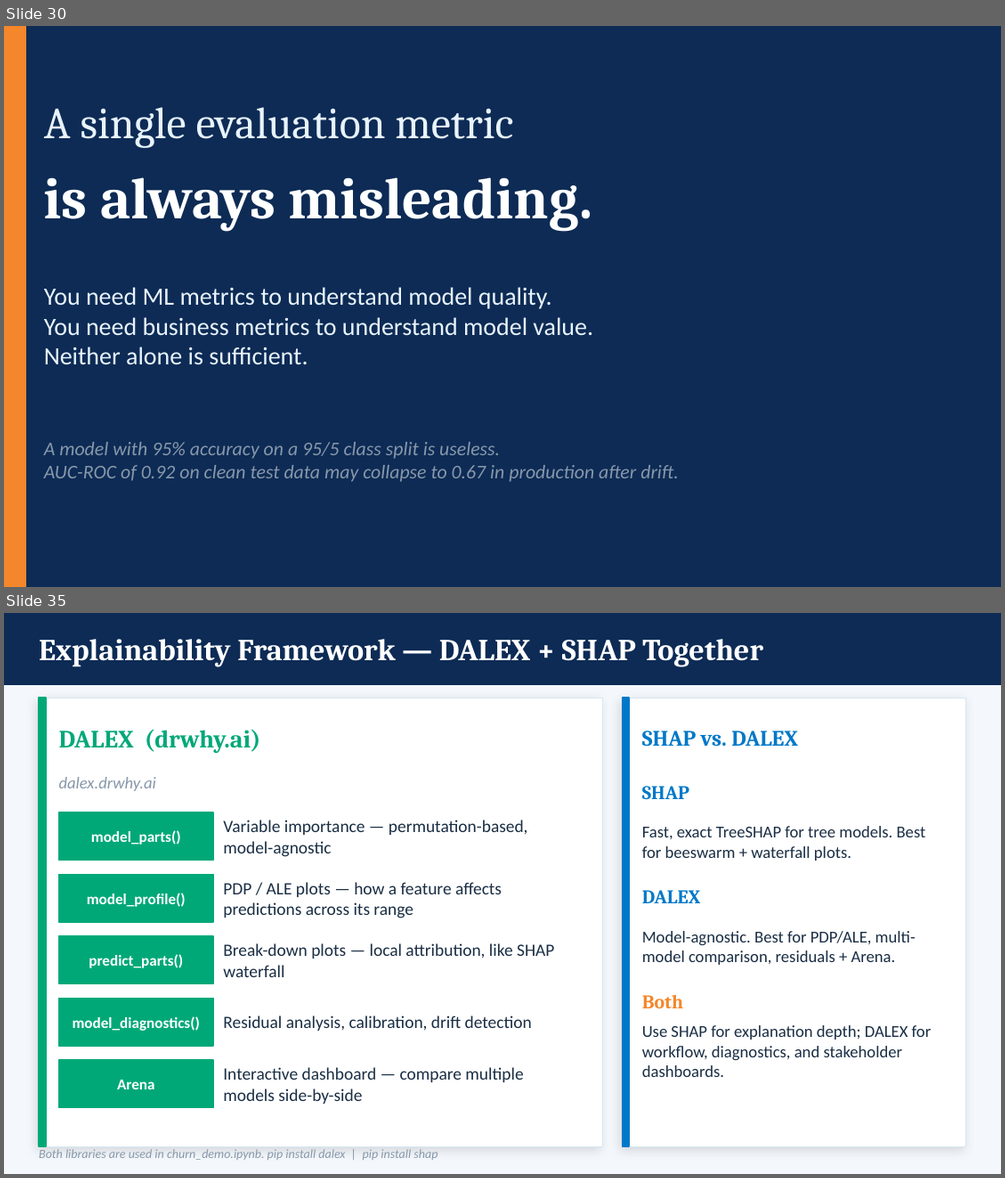
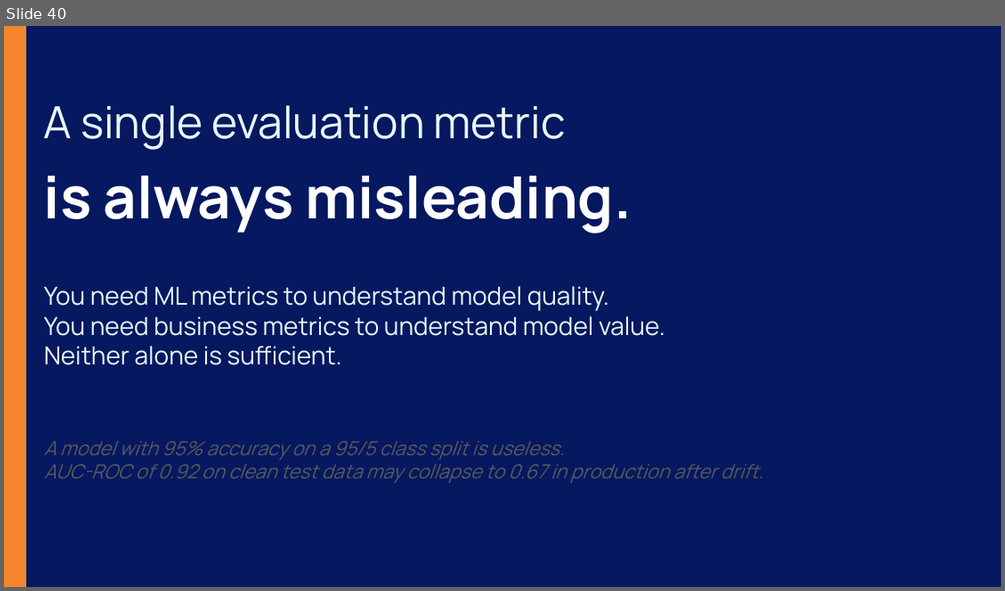
Before and after one commit to MonkeyWrenchGang/jhai_presentations, a slide deck: 14apr2026/data_science_for_banking_jh.pptx. Shown one above the other, each under a label of ours: slides 30 and 35 before the commit, slide 40 after it; the slides between them are not shown. The pictures are 1005x1178 and 1005x591 pixels, drawn with LibreOffice and Linux fonts; fonts in the diff are those of the drawing. Boxes give left, top, right and bottom in pixels: in the first picture for what was removed or moved away, otherwise in the second. Text is boxed around its words. In the diff, an @@ line names an element or a change of style, - is before the commit and + after.

```diff
--- a/14apr2026/data_science_for_banking_jh.pptx
+++ b/14apr2026/data_science_for_banking_jh.pptx
@@ slide 35 removed at bbox=[4, 613, 1001, 1174], background #F4F8FC @@
@@ rectangle removed at bbox=[4, 613, 1001, 685] @@
@@ text removed at bbox=[39, 639, 763, 667] @@
-Explainability Framework — DALEX + SHAP Together
@@ rectangle removed at bbox=[39, 698, 602, 1146] @@
@@ rectangle removed at bbox=[39, 698, 46, 1146] @@
@@ rectangle removed at bbox=[622, 698, 966, 1146] @@
@@ rectangle removed at bbox=[622, 698, 629, 1146] @@
@@ text removed at bbox=[59, 729, 261, 753] @@
-DALEX (drwhy.ai)
@@ text removed at bbox=[642, 730, 797, 747] @@
-SHAP vs. DALEX
@@ text removed at bbox=[59, 777, 156, 791] @@
-dalex.drwhy.ai
@@ text removed at bbox=[642, 786, 689, 799] @@
-SHAP
@@ rectangle removed at bbox=[59, 812, 213, 860] @@
@@ text removed at bbox=[223, 819, 528, 857] @@
-Variable importance — permutation-based, model-agnostic
@@ text removed at bbox=[642, 826, 926, 860] @@
-Fast, exact TreeSHAP for tree models. Best for beeswarm + waterfall plots.
@@ text removed at bbox=[91, 830, 181, 844] @@
-model_parts()
@@ rectangle removed at bbox=[59, 874, 213, 922] @@
@@ text removed at bbox=[87, 892, 186, 907] @@
-model_profile()
@@ text removed at bbox=[223, 882, 502, 918] @@
-PDP / ALE plots — how a feature affects predictions across its range
@@ text removed at bbox=[642, 890, 700, 903] @@
-DALEX
@@ text removed at bbox=[642, 931, 915, 965] @@
-Model-agnostic. Best for PDP/ALE, multi-model comparison, residuals + Arena.
@@ rectangle removed at bbox=[59, 936, 213, 984] @@
@@ text removed at bbox=[89, 954, 183, 968] @@
-predict_parts()
@@ text removed at bbox=[223, 943, 554, 977] @@
-Break-down plots — local attribution, like SHAP waterfall
@@ rectangle removed at bbox=[59, 997, 213, 1046] @@
@@ text removed at bbox=[642, 995, 683, 1008] @@
-Both
@@ text removed at bbox=[73, 1016, 200, 1030] @@
-model_diagnostics()
@@ text removed at bbox=[223, 1015, 532, 1030] @@
-Residual analysis, calibration, drift detection
@@ text removed at bbox=[642, 1025, 931, 1077] @@
-Use SHAP for explanation depth; DALEX for workflow, diagnostics, and stakeholder dashboards.
@@ rectangle removed at bbox=[59, 1060, 213, 1108] @@
@@ text removed at bbox=[117, 1079, 155, 1089] @@
-Arena
@@ text removed at bbox=[223, 1067, 523, 1103] @@
-Interactive dashboard — compare multiple models side-by-side
@@ text removed at bbox=[39, 1149, 437, 1159] @@
-Both libraries are used in churn_demo.ipynb. pip install dalex | pip install shap
@@ what was slide 30 is now slide 40 @@
@@ slide 40 changed as well @@
@@ background #0D2B55 to #06185F @@
@@ text "A single evaluation metric" at bbox=[44, 105, 566, 150]: font Cambria to Manrope, text colour #E8F3FC to #E8F7F7 @@
@@ text "is always misleading." at bbox=[44, 176, 631, 233]: font Cambria to Manrope @@
@@ text "You need ML metrics to ..." at bbox=[44, 286, 665, 365]: font Calibri to Manrope, text colour #E8F3FC to #E8F7F7 @@
@@ text "A model with 95% accuracy ..." at bbox=[44, 441, 763, 483]: font Calibri to Manrope, text colour #8898AA to #575A5D @@
```
Also in this commit, not shown: 40 other slides changed, 12 slides added, 1 other slide removed, 4 other files.
